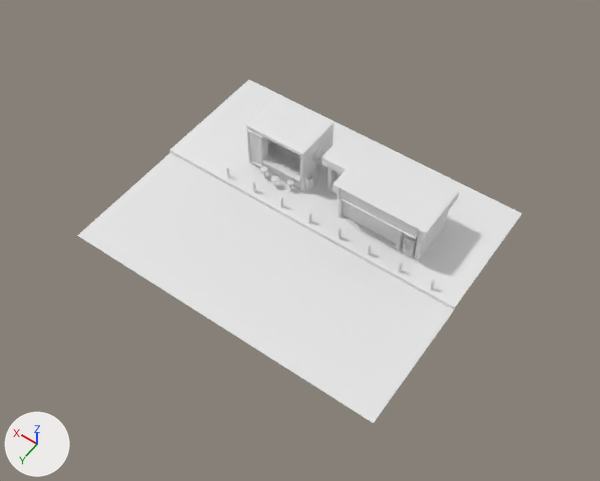
The FBX model Assets/Models/BasicMap.fbx as it was, and as the next commit left it.
Rendered twice from a 50 mm camera at (-24.8, 32.9, 52.6) aimed at (-1.7, 0.5, 1.8). Every picture has the same lights, and +X, +Y and +Z are marked at lower left. Where no turn or scale is listed for an object, it has been applied to the vertices.

The first picture shows 'Building1', 'Building2', 'Street'.
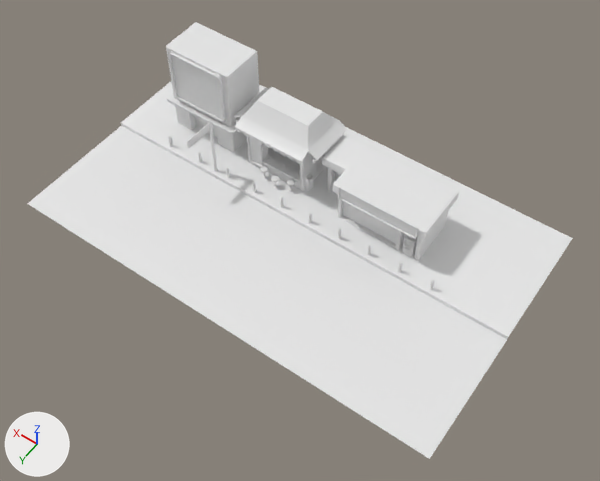
What differs and where, as boxes (x1, y1, x2, y2) in the pictures (600 x 481 px; the box of a moved part takes in the faces that stretch with it):
'Street', reshaped (23% wider, 10% taller): before (77, 80, 522, 423); after (27, 82, 573, 459)
'Cube', added: after (166, 22, 259, 152)
    faces in mat_tallbuilding (white #e7e7e7): (166, 22, 259, 152)
    faces in mat_tallbuliding_sign (white #e7e7e7): (171, 56, 222, 120)
'Building1', reshaped (29% wider, 9% taller): before (246, 96, 334, 191); after (233, 87, 347, 191)
part 1 of me_cube_006, added: after (233, 87, 347, 164)
part 2 of me_cube_006, cut back: before (246, 96, 334, 157)
part 3 of me_plane, added: after (187, 120, 218, 171)
part 4 of me_plane, moved or reshaped: before (77, 80, 522, 423); after (27, 82, 573, 459)

What changed in the scene script:
```text
Add mat_tallbuilding:
    mat_tallbuilding = principled_material('TallBuilding')
    mat_tallbuilding.base_color = (0.8, 0.8, 0.8)  # white #e7e7e7
Add mat_tallbuliding_sign:
    mat_tallbuliding_sign = principled_material('TallBuliding.Sign')
    mat_tallbuliding_sign.base_color = (0.8, 0.8, 0.8)  # white #e7e7e7
Change me_cube_006:
    used by ob_building1; location = (0.0, 0.0, 0.0)
    remove me_cube_006.from_pydata(...)  # 3131 vertices, 2935 faces; spans x 1.37..7.57, y -9.59..-3.61, z 0.32..4.77
    add me_cube_006.from_pydata(...)  # 4479 vertices, 4367 faces; spans x 0.47..9.01, y -9.59..-3.61, z 0.32..6.76
    me_cube_006 part 1: a new loose piece of 516 vertices spanning x 0.47..8.89, y -9.13..-3.97, z 4.51..6.76, in mat_other (white #e7e7e7)
    me_cube_006 part 2: 2 vertices moved from x 1.81..7.57, y -9.12, z 4.68 to x 1.81..7.57, y -9.12, z 5.34; 58 vertices removed from x 1.81..7.57, y -9.12..-4.79, z 4.68..4.77; 14 vertices added at x 1.81..7.57, y -9.12..-4.79, z 5.34
Change me_plane:
    used by ob_street; location = (0.0, 0.0, 0.0)
    remove me_plane.from_pydata(...)  # 824 vertices, 807 faces; spans x -14.2..14.0, y -13.2..9.4, z 0.0..1.5
    add me_plane.from_pydata(...)  # 1295 vertices, 1267 faces; spans x -18.6..19.8, y -13.2..9.4, z 0.0..6.1
    me_plane part 3: a new loose piece of 269 vertices spanning x 9.1..9.4, y -2.6..0.3, z 0.3..6.1, in mat_street_001 (white #e7e7e7)
    me_plane part 4: 16 vertices moved from x -14.2..14.0, y -13.2..9.4, z 0.0..0.3 to x -18.6..19.8, y -13.2..9.4, z 0.0..0.3
Add me_cube:
    me_cube.from_pydata(...)  # 247 vertices, 223 faces; spans x -3.41..4.08, y -3.42..1.5, z 0.0..8.48
    # faces by material slot: [219, 4]
    me_cube.materials.append(mat_tallbuilding)  # white #e7e7e7
    me_cube.materials.append(mat_tallbuliding_sign)  # white #e7e7e7
Add ob_cube:
    ob_cube = bpy.data.objects.new('Cube', me_cube)
    ob_cube.location = (12.19, -5.94, 0.34)
```
